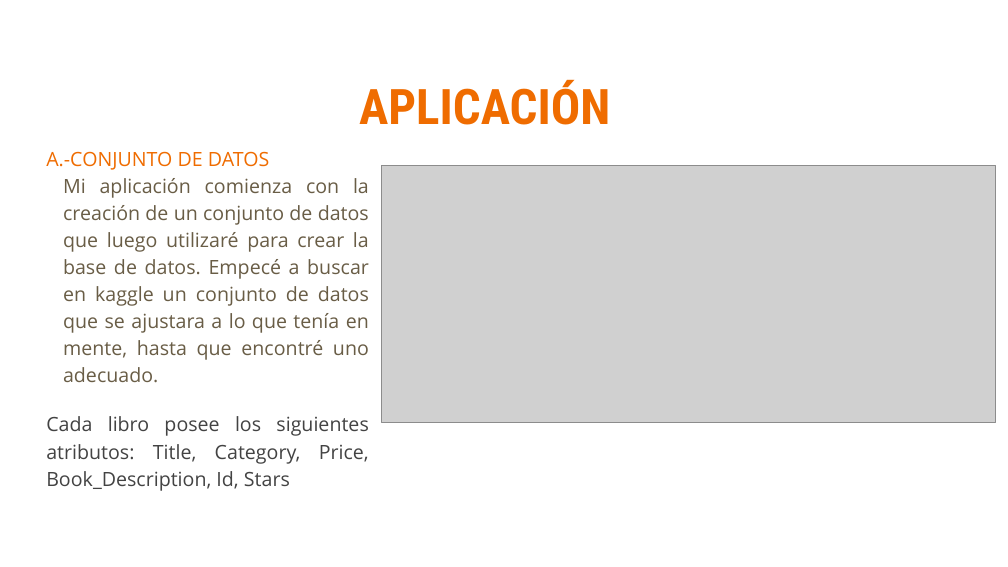
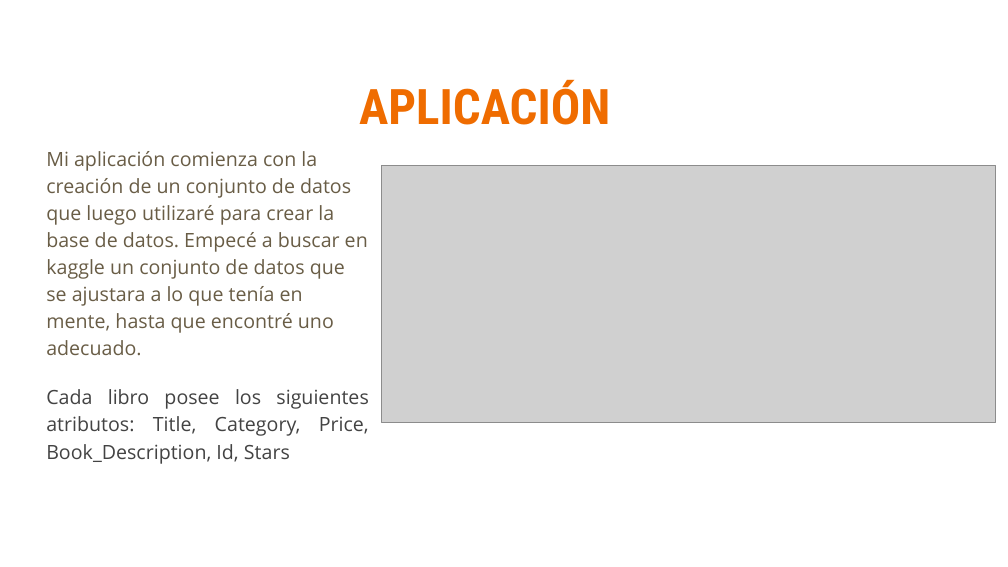
Before and after one commit to RedonKokaj/BookRecommendationSystem, a slide deck: slide 6 of presentation/presentacion.pptx. Drawn at 1008x567 pixels with LibreOffice and Linux fonts; fonts in the diff are those of the drawing; grey boxes stand for pictures. Boxes give left, top, right and bottom in pixels: in the first picture for what was removed or moved away, otherwise in the second. Text is boxed around its words. In the diff, an @@ line names an element or a change of style, - is before the commit and + after.

```diff
--- a/presentation/presentacion.pptx
+++ b/presentation/presentacion.pptx
@@ text at (46,151,270,170): paragraph removed @@
-A.-CONJUNTO DE DATOS
@@ text at (46,151,368,355): alignment justified to left; indent changed @@
```
Also in this commit, not shown: 1 other slide changed, 28 other files.
